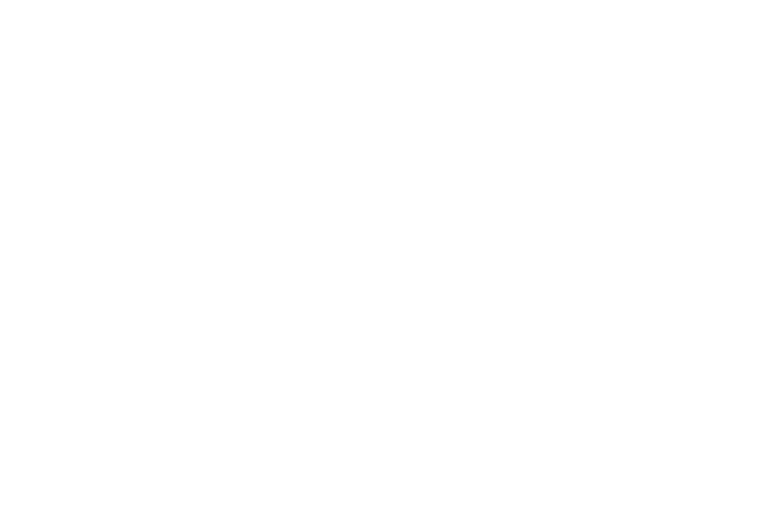
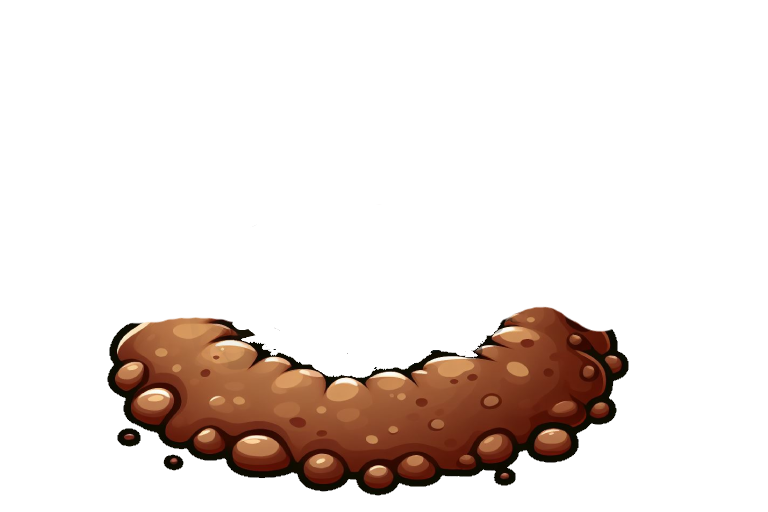
Before/after of a (768, 512) layered artwork. What changed in the layer stack:
added layer "front_hole" above "hole" over [107, 204, 629, 496]
